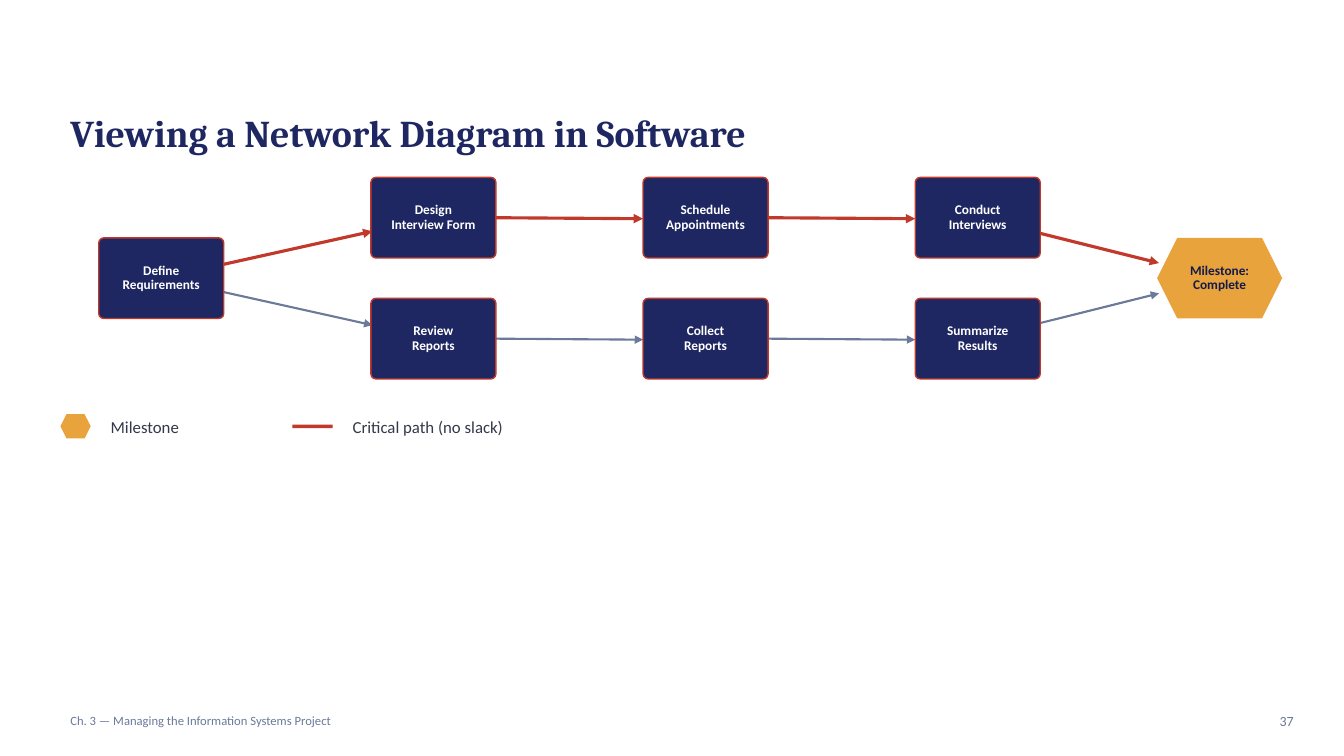
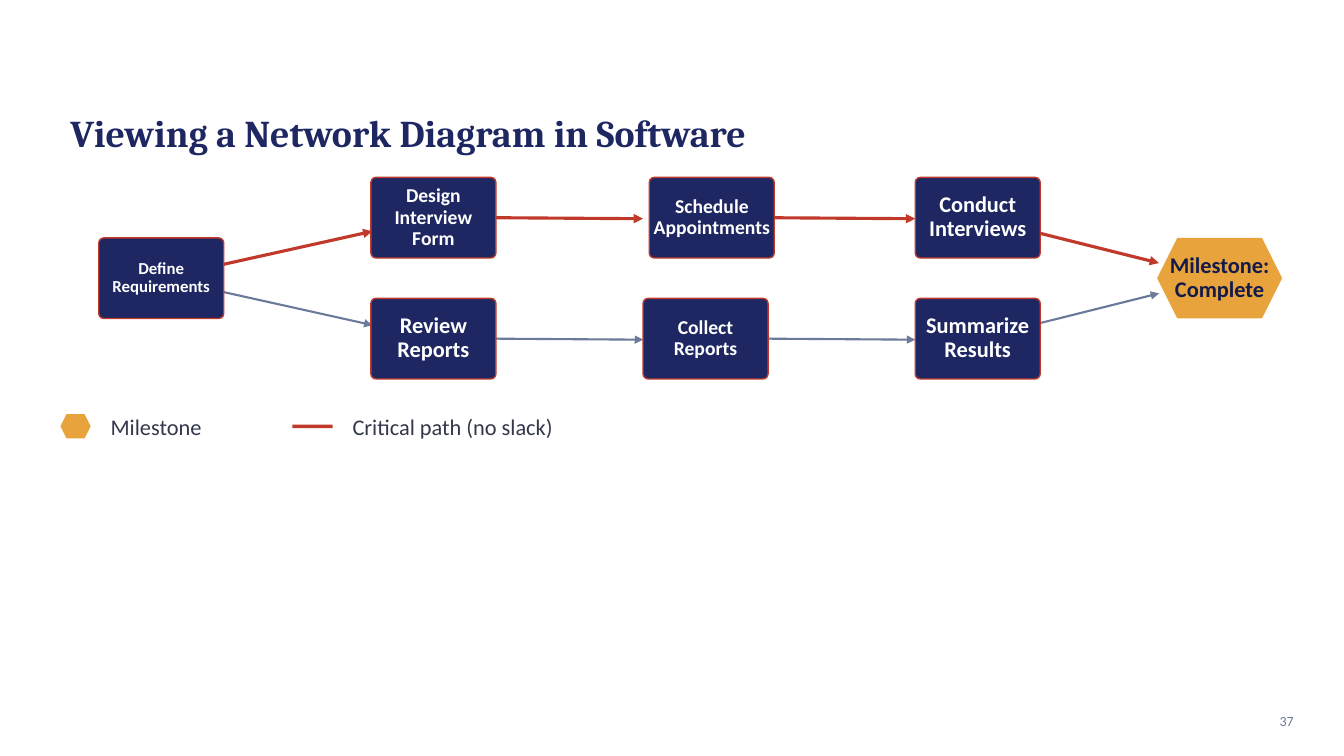
Before and after one commit to shakiliitju/Masters-in-IT, a slide deck: slide 34 of Chapter One 1448/IT 611_Advanced Information Systems Analysis and Design/Lectute Slides/hoffer_msad6e_ch03_updated.pptx. Drawn at 1344x756 pixels with LibreOffice and Linux fonts; fonts in the diff are those of the drawing. Boxes give left, top, right and bottom in pixels: in the first picture for what was removed or moved away, otherwise in the second. Text is boxed around its words. In the diff, an @@ line names an element or a change of style, - is before the commit and + after.

Commit message:
Update IT course lecture materials
Added updated lecture slide PDFs and PowerPoint files for IT 611 Systems Analysis and Design and IT 641 Data Management and Governance, including new Week 1 and revised chapter materials. Removed older ER/SQL lecture files that were superseded by the refreshed course content.

```diff
--- a/Chapter One 1448/IT 611_Advanced Information Systems Analysis and Design/Lectute Slides/hoffer_msad6e_ch03_updated.pptx
+++ b/Chapter One 1448/IT 611_Advanced Information Systems Analysis and Design/Lectute Slides/hoffer_msad6e_ch03_updated.pptx
@@ size 9.5 to 14 pt in 3 elements at (x1=395, y1=188, x2=473, y2=245), (x1=674, y1=320, x2=737, y2=358), (x1=654, y1=199, x2=770, y2=237) @@
@@ rounded rectangle moved from (x1=643, y1=177, x2=768, y2=258) to (x1=649, y1=177, x2=774, y2=258) @@
@@ text "Define" at (x1=112, y1=262, x2=209, y2=295): size 9.5 to 12 pt @@
@@ size 9.5 to 16 pt in 4 elements at (x1=397, y1=317, x2=469, y2=361), (x1=929, y1=196, x2=1026, y2=236), (x1=926, y1=317, x2=1029, y2=357), (x1=1170, y1=257, x2=1269, y2=301) @@
@@ text "Milestone" at (x1=111, y1=419, x2=202, y2=435): size 12 to 16 pt @@
@@ text "Critical path (no slack)" at (x1=353, y1=419, x2=553, y2=439): size 12 to 16 pt @@
@@ text removed at (x1=70, y1=716, x2=331, y2=727) @@
-Ch. 3 — Managing the Information Systems Project
```
Also in this commit, not shown: 24 other slides changed, 9 other files.
